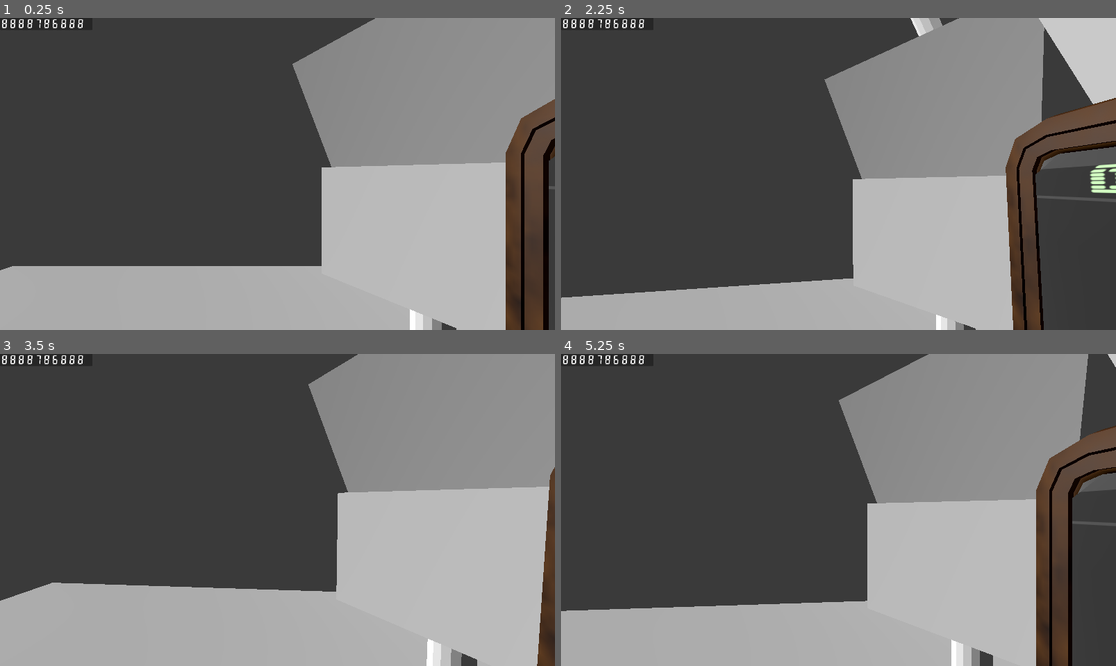
Above: before the commit, frames 1-4 (two rows, left to right).
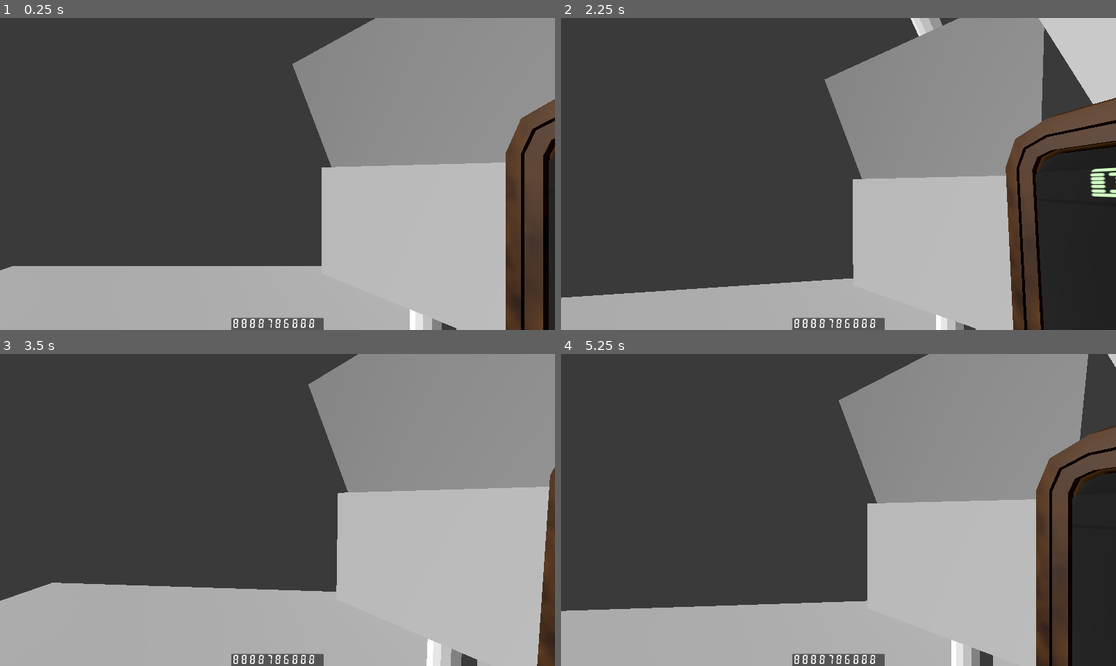
Above: after the commit, the same moments.

Repository: ALP-Games/bubble
Game: Godot game, scene res://Scenes/world_3d.tscn
Two runs of this game, one before a commit and one after it. Both use one fixed random seed, a clock stepped at 60 frames per second and the inputs below.
Inputs (mouse positions are in pixels of both pictures, inside the frame that each line leads up to):
- Up to frame 1 (0.25 s): no input
- Up to frame 2 (2.25 s): tap Enter at 0.5, 2 s; move the mouse to (866, 174) at 0.52 s; tap Space at 1.25 s; move the mouse to (810, 174) at 1.27 s; move the mouse to (849, 167) at 2.02 s
- Up to frame 3 (3.5 s): tap Space at 2.75 s; move the mouse to (271, 516) at 2.77 s
- Up to frame 4 (5.25 s): tap Enter at 3.5 s; move the mouse to (877, 513) at 3.52 s; move the mouse to (794, 506) at 4.27 s; tap Space at 5 s; move the mouse to (844, 510) at 5.02 s

The runs differ from the first frame. In frame 1, 0.8% of the frame differs, in the area x 0-100%, y 0-100%; in frame 2, 2.1%; in frame 3, 0.8%; in frame 4, 1.3%.

Commit message:
Threshold and ratio
added lines

Diff:
--- /dev/null
+++ b/Assets/new_canvas_item_material.tres
@@ -0,0 +1,3 @@
+[gd_resource type="CanvasItemMaterial" format=3 uid="uid://d1sqd5tggoy6f"]
+
+[resource]
--- a/Scenes/monitor.tscn
+++ b/Scenes/monitor.tscn
@@ -181,6 +181,7 @@
 skeleton = NodePath("")
 
 [node name="SubViewport" type="SubViewport" parent="."]
+transparent_bg = true
 size = Vector2i(640, 480)
 size_2d_override = Vector2i(1385, 895)
 
--- a/Scenes/world_3d.tscn
+++ b/Scenes/world_3d.tscn
@@ -37,9 +37,16 @@
 
 [node name="Control" type="Control" parent="."]
 layout_mode = 3
-anchors_preset = 0
-offset_right = 320.0
-offset_bottom = 42.0
+anchors_preset = 7
+anchor_left = 0.5
+anchor_top = 1.0
+anchor_right = 0.5
+anchor_bottom = 1.0
+offset_left = -160.0
+offset_top = -42.0
+offset_right = 160.0
+grow_horizontal = 2
+grow_vertical = 0
 
 [node name="MarginContainer" type="MarginContainer" parent="Control"]
 layout_mode = 0
--- a/UI/stock_ui.tscn
+++ b/UI/stock_ui.tscn
@@ -19,9 +19,9 @@
 offset_right = 640.0
 offset_bottom = 480.0
 theme_override_constants/margin_left = 30
-theme_override_constants/margin_top = 30
+theme_override_constants/margin_top = 35
 theme_override_constants/margin_right = 30
-theme_override_constants/margin_bottom = 30
+theme_override_constants/margin_bottom = 35
 
 [node name="HBoxContainer" type="HBoxContainer" parent="MarginContainer"]
 layout_mode = 2
@@ -48,6 +48,41 @@
 layout_mode = 2
 size_flags_vertical = 3
 script = ExtResource("1_6jq88")
+
+[node name="HBoxContainer" type="HBoxContainer" parent="MarginContainer/HBoxContainer/VBoxContainer2"]
+layout_mode = 2
+size_flags_vertical = 3
+size_flags_stretch_ratio = 0.05
+
+[node name="Panel" type="Panel" parent="MarginContainer/HBoxContainer/VBoxContainer2/HBoxContainer"]
+layout_direction = 3
+layout_mode = 2
+size_flags_horizontal = 3
+
+[node name="Label" type="Label" parent="MarginContainer/HBoxContainer/VBoxContainer2/HBoxContainer/Panel"]
+layout_mode = 0
+offset_right = 188.0
+offset_bottom = 16.0
+size_flags_horizontal = 3
+text = "ratio"
+label_settings = ExtResource("3_6odb4")
+horizontal_alignment = 1
+vertical_alignment = 1
+
+[node name="Panel2" type="Panel" parent="MarginContainer/HBoxContainer/VBoxContainer2/HBoxContainer"]
+layout_mode = 2
+size_flags_horizontal = 3
+
+[node name="Label2" type="Label" parent="MarginContainer/HBoxContainer/VBoxContainer2/HBoxContainer/Panel2"]
+layout_mode = 0
+offset_left = 9.0
+offset_right = 169.0
+offset_bottom = 16.0
+size_flags_horizontal = 3
+text = "P/E thresh"
+label_settings = ExtResource("3_6odb4")
+horizontal_alignment = 1
+vertical_alignment = 1
 
 [node name="MarginContainer" type="MarginContainer" parent="MarginContainer/HBoxContainer"]
 layout_mode = 2
Binary file added: Assets/chartBg.png
